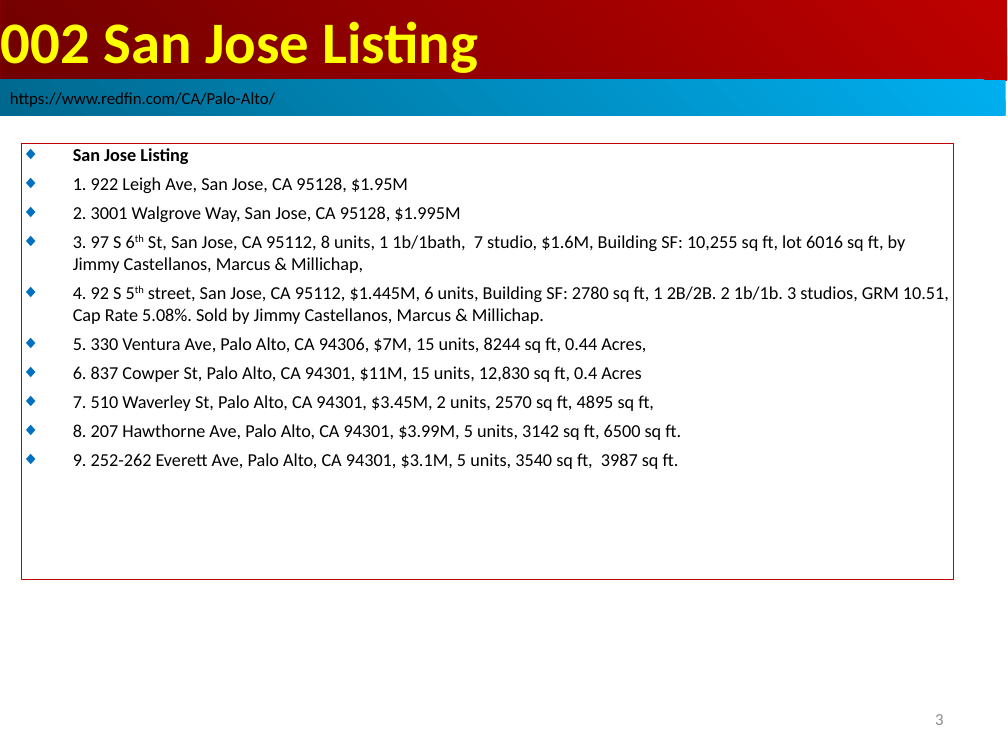
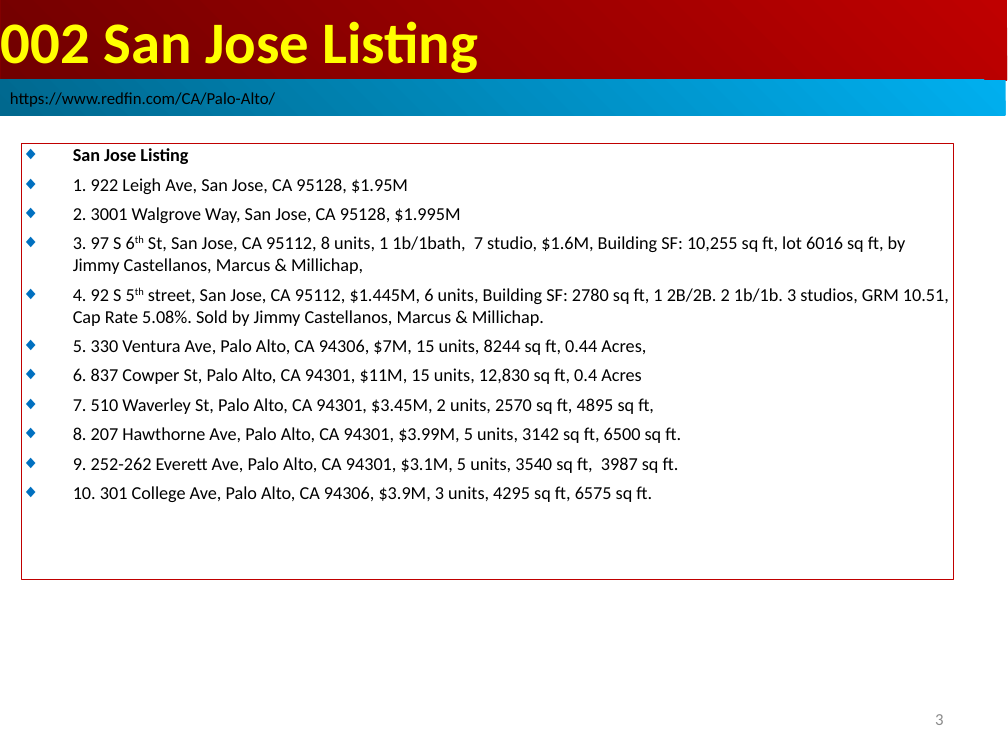
Before and after one commit to peterhchen/1000_Family, a slide deck: slide 3 of Real_Estate/Listing/List.ppt. Drawn at 1008x756 pixels with LibreOffice and Linux fonts; fonts in the diff are those of the drawing. Boxes give left, top, right and bottom in pixels: in the first picture for what was removed or moved away, otherwise in the second. Text is boxed around its words. In the diff, an @@ line names an element or a change of style, - is before the commit and + after.

```diff
--- a/Real_Estate/Listing/List.ppt
+++ b/Real_Estate/Listing/List.ppt
@@ text in rectangle at (73, 486, 652, 502): paragraph added @@
+◆ 10. 301 College Ave, Palo Alto, CA 94306, $3.9M, 3 units, 4295 sq ft, 6575 sq ft.
```
